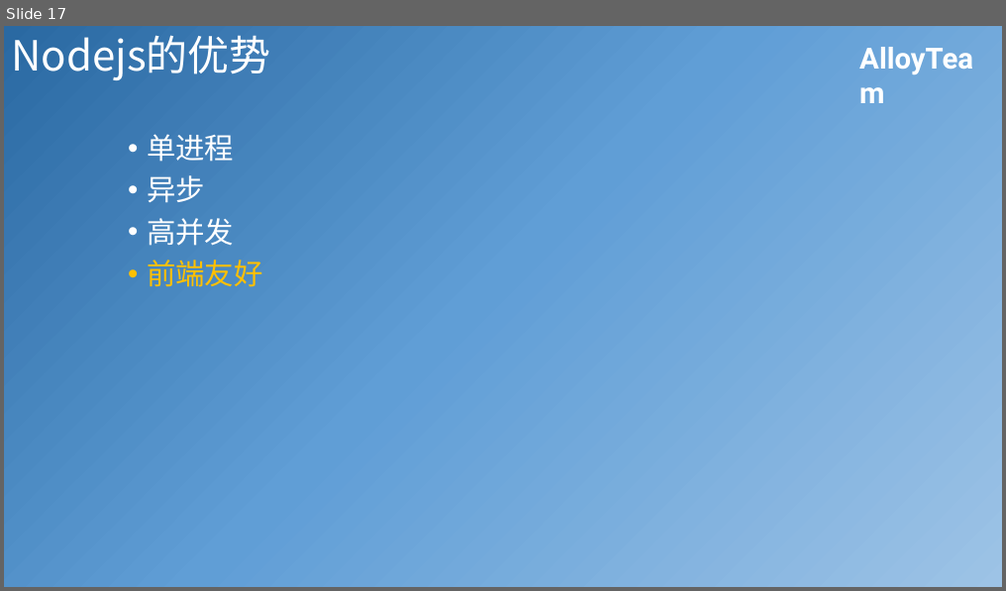
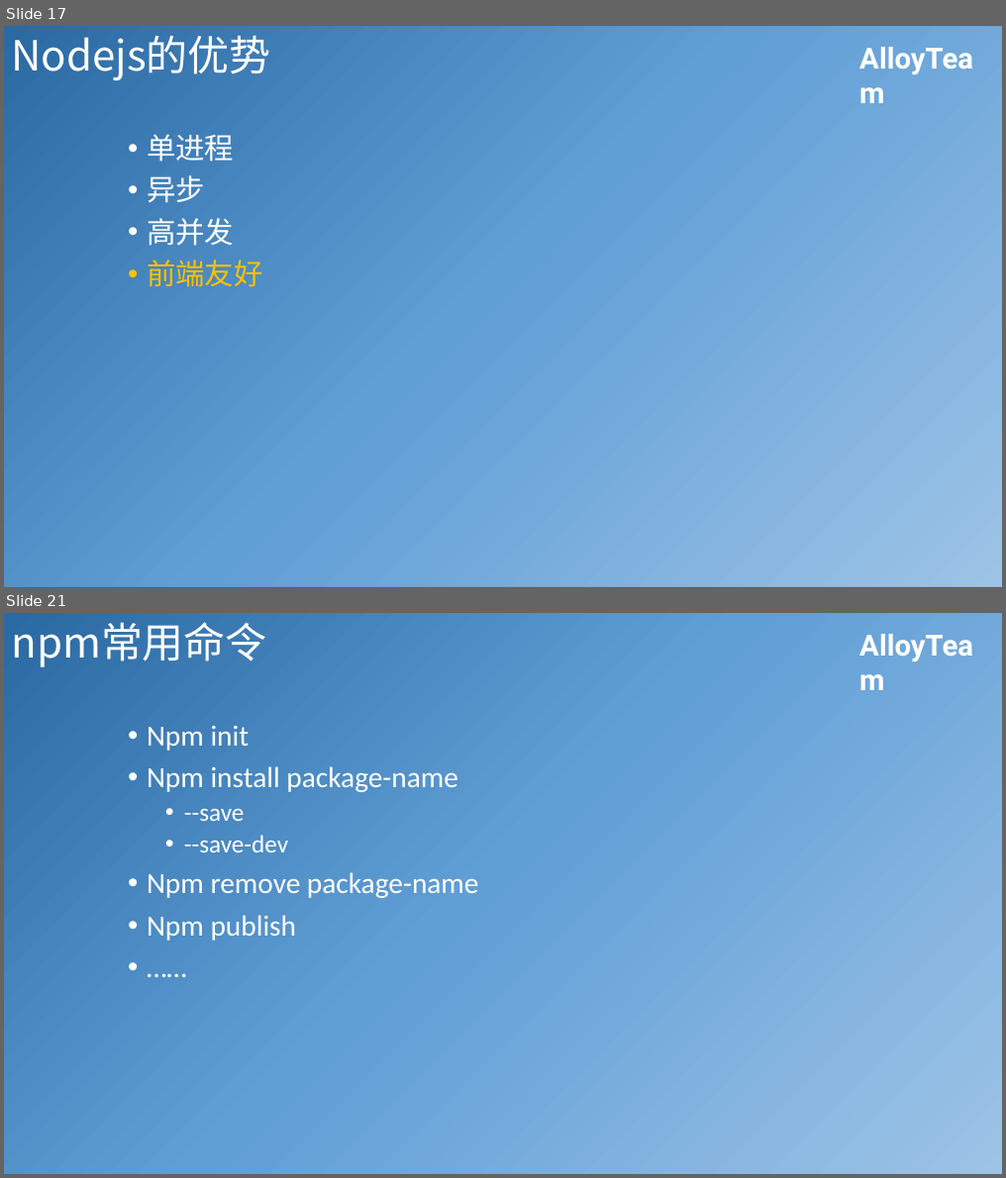
Before and after one commit to JiangJie/ppt, a slide deck: 2015-06/Nodejs基础分享.pptx. Shown one above the other, each under a label of ours: slide 17 before the commit, slides 17 and 21 after it; the slides between them are not shown. The pictures are 1006x591 and 1006x1178 pixels, drawn with LibreOffice and Linux fonts; fonts in the diff are those of the drawing; background and template pictures are left out. Boxes give left, top, right and bottom in pixels: in the first picture for what was removed or moved away, otherwise in the second. Text is boxed around its words. In the diff, an @@ line names an element or a change of style, - is before the commit and + after.

```diff
--- a/2015-06/Nodejs基础分享.pptx
+++ b/2015-06/Nodejs基础分享.pptx
@@ slide 21 added at (4, 613, 1002, 1174), background gradient #2A69A2 to #609ED6 to #9DC3E6; not listed: 1 template element that a slide beside it also shows @@
@@ title added at (12, 622, 267, 667), 40 pt, text #FFFFFF @@
+npm常用命令
@@ text added at (147, 726, 479, 941), 28 pt, text #FFFFFF @@
+• Npm init
+• Npm install package-name
+  • --save
+  • --save-dev
+• Npm remove package-name
+• Npm publish
+• ……
```
Also in this commit, not shown: 5 slides changed, 3 other slides added.
